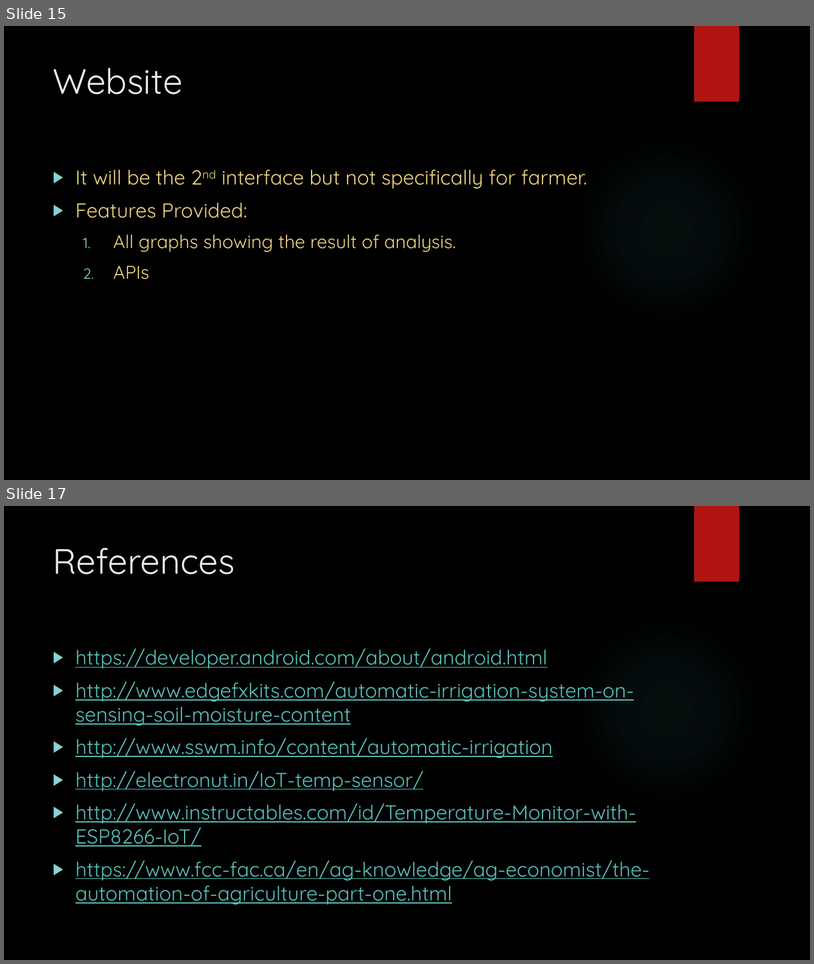
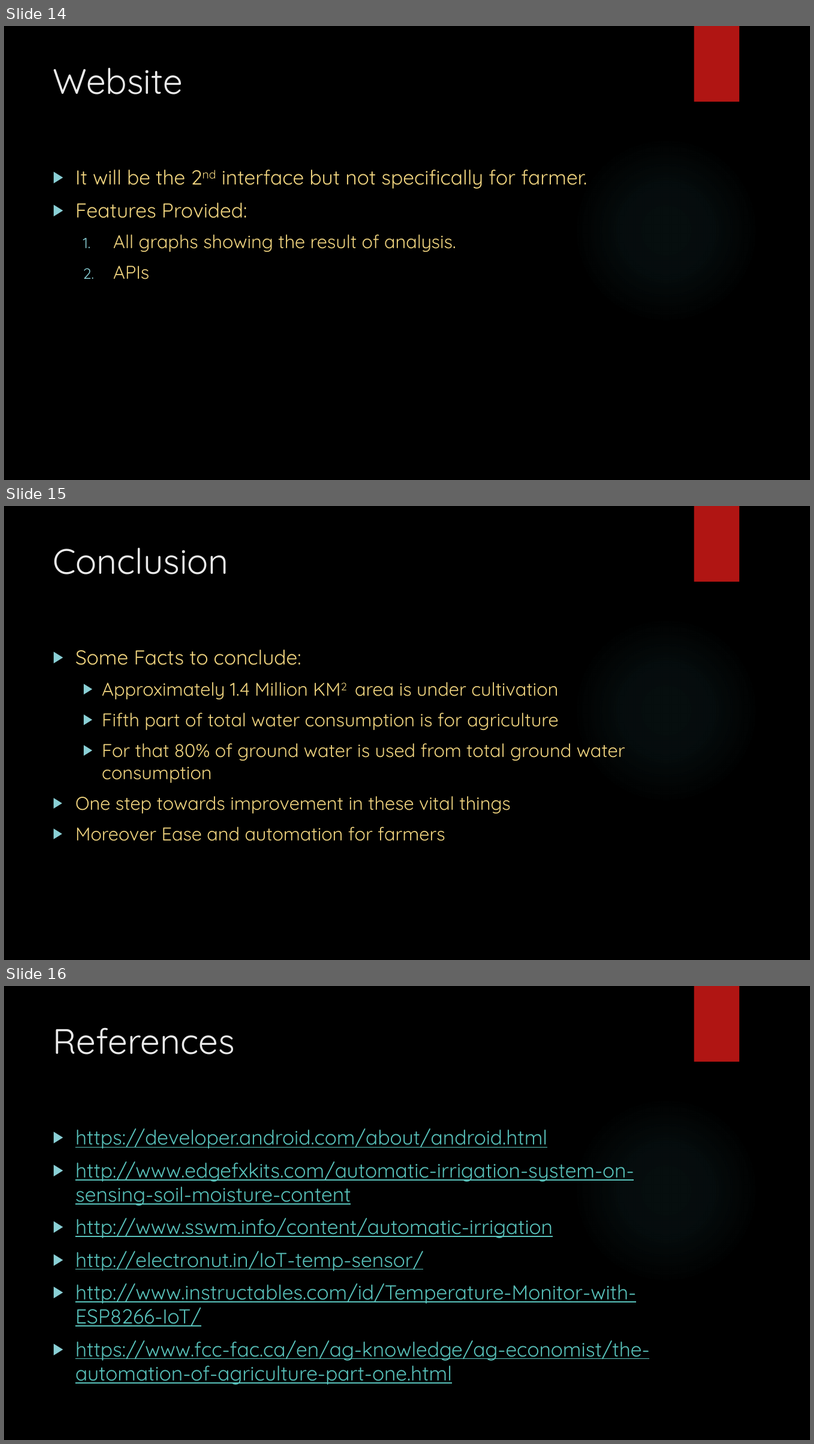
Before and after one commit to meet16/SmartFarm, a slide deck: Agri/SmartFarm.pptx. Shown one above the other, each under a label of ours: slides 15 and 17 before the commit, slides 14, 15 and 16 after it; the slides between them are not shown. The pictures are 814x964 and 814x1444 pixels, drawn with LibreOffice and Linux fonts; fonts in the diff are those of the drawing; background and template pictures are left out. Boxes give left, top, right and bottom in pixels: in the first picture for what was removed or moved away, otherwise in the second. Text is boxed around its words. In the diff, an @@ line names an element or a change of style, - is before the commit and + after.

```diff
--- a/Agri/SmartFarm.pptx
+++ b/Agri/SmartFarm.pptx
@@ slide 15 added at [4, 506, 810, 960], background picture (left out); not listed: 2 template elements that a slide beside it also shows @@
@@ title added at [53, 547, 228, 574], 42 pt, text #EBEBEB @@
+Conclusion
@@ text added at [75, 649, 626, 841], 22 pt, text #F0D47F @@
+▶ Some Facts to conclude:
+  ▶ Approximately 1.4 Million KM2 area is under cultivation
+  ▶ Fifth part of total water consumption is for agriculture
+  ▶ For that 80% of ground water is used from total ground water consumption
+  ▶ One step towards improvement in these vital things
+  ▶ Moreover Ease and automation for farmers
@@ what was slide 15 is now slide 14 @@
@@ what was slide 17 is now slide 16 @@
```
Also in this commit, not shown: 4 slides changed, 2 slides removed, 1 other file.
